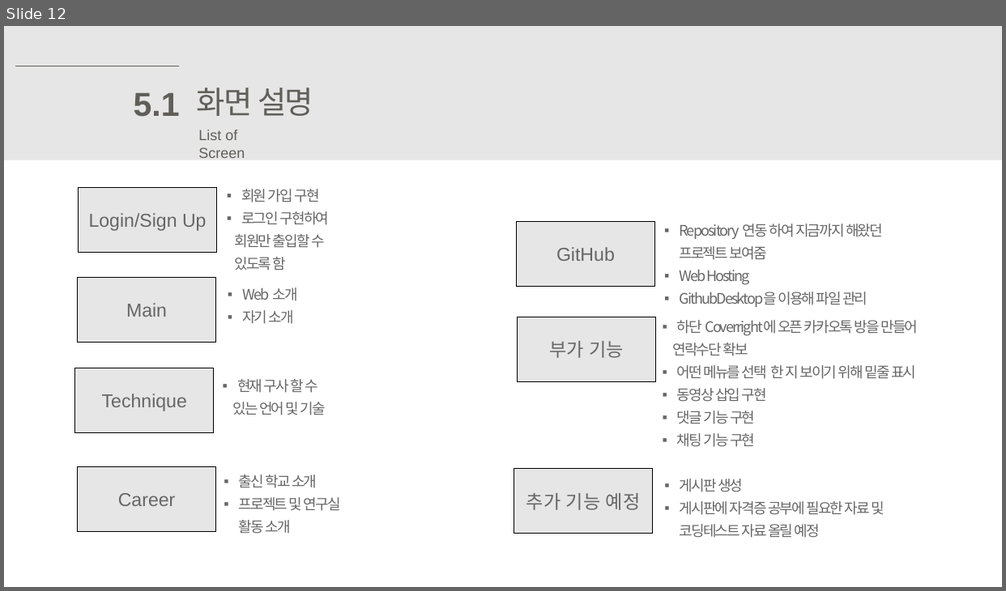
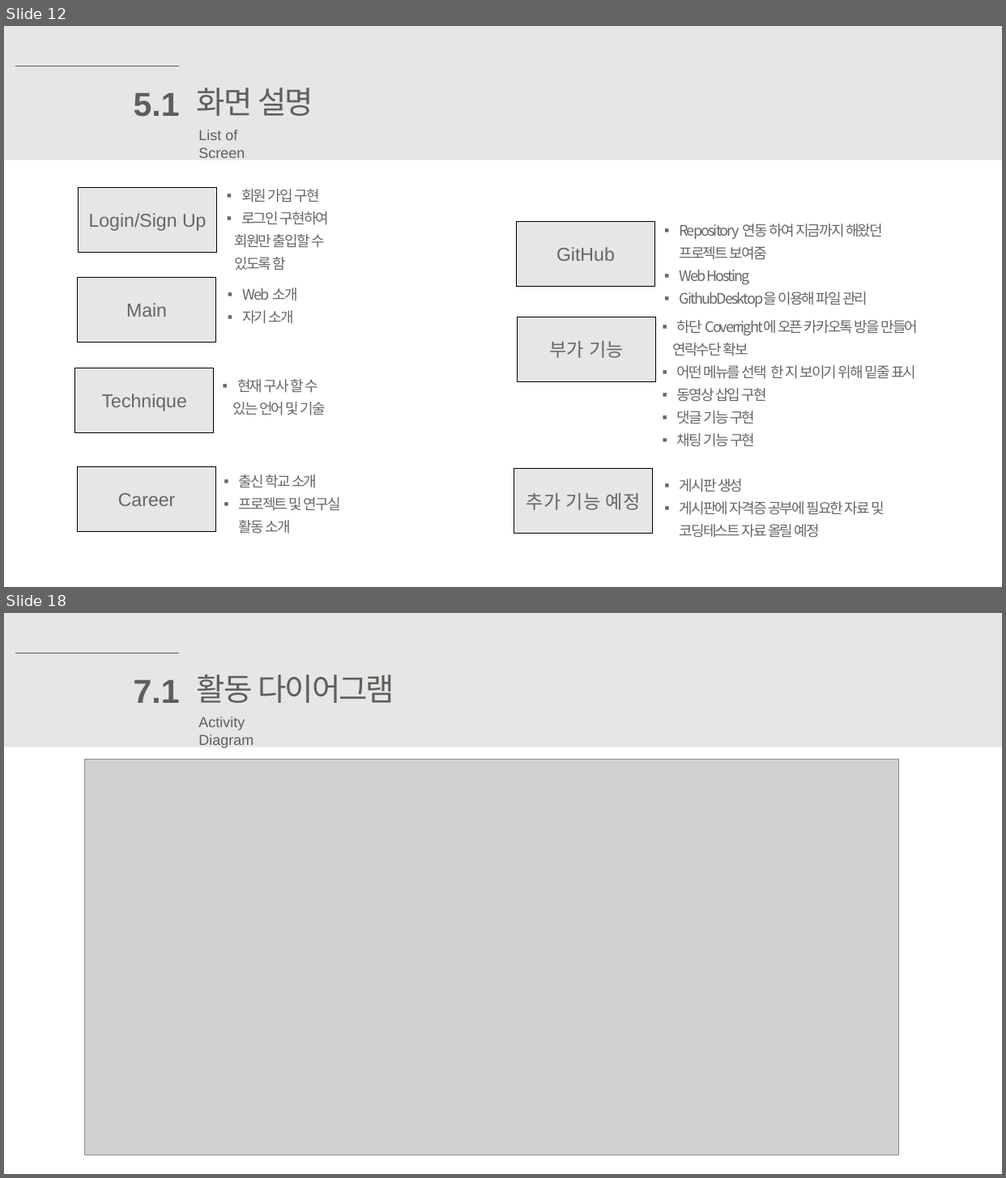
Before and after one commit to thlim008/Web_Project, a slide deck: selfportfolio-2018.pptx. Shown one above the other, each under a label of ours: slide 12 before the commit, slides 12 and 18 after it; the slides between them are not shown. The pictures are 1006x591 and 1006x1178 pixels, drawn with LibreOffice and Linux fonts; fonts in the diff are those of the drawing; grey boxes stand for pictures. Boxes give left, top, right and bottom in pixels: in the first picture for what was removed or moved away, otherwise in the second. Text is boxed around its words. In the diff, an @@ line names an element or a change of style, - is before the commit and + after.

```diff
--- a/selfportfolio-2018.pptx
+++ b/selfportfolio-2018.pptx
@@ slide 18 added at (4,613,1002,1174), background #FFFFFF @@
@@ rectangle added at (4,613,1002,747), fill #E7E6E6 @@
@@ line added from (15, 653) to (178, 653), #5F5E58 0.5 pt @@
@@ text added at (134,680,180,703), 32 pt, text #5F5E58, bold @@
+7.1
@@ text added at (197,675,394,703), 30 pt, text #5F5E58 @@
+활동 다이어그램
@@ text added at (198,717,253,748), 14 pt, text #5F5E58 @@
+Activity Diagram
@@ picture added at (84,760,898,1156) @@
```
Also in this commit, not shown: 8 slides changed, 7 other slides added, 33 other files.
